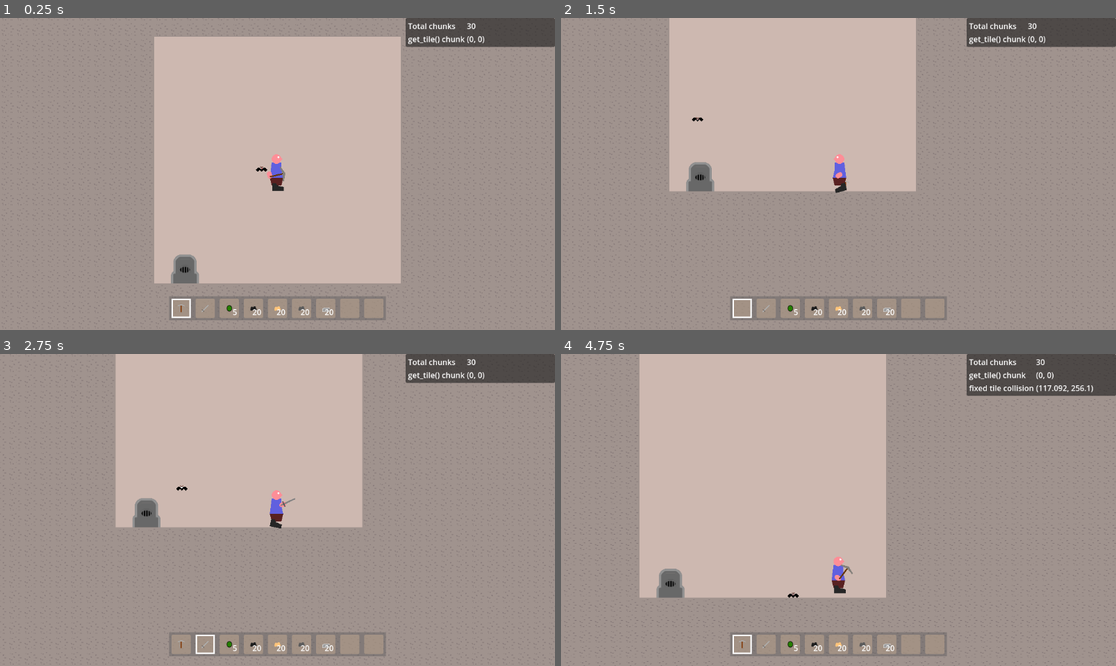
Above: before the commit, frames 1-4 (two rows, left to right).
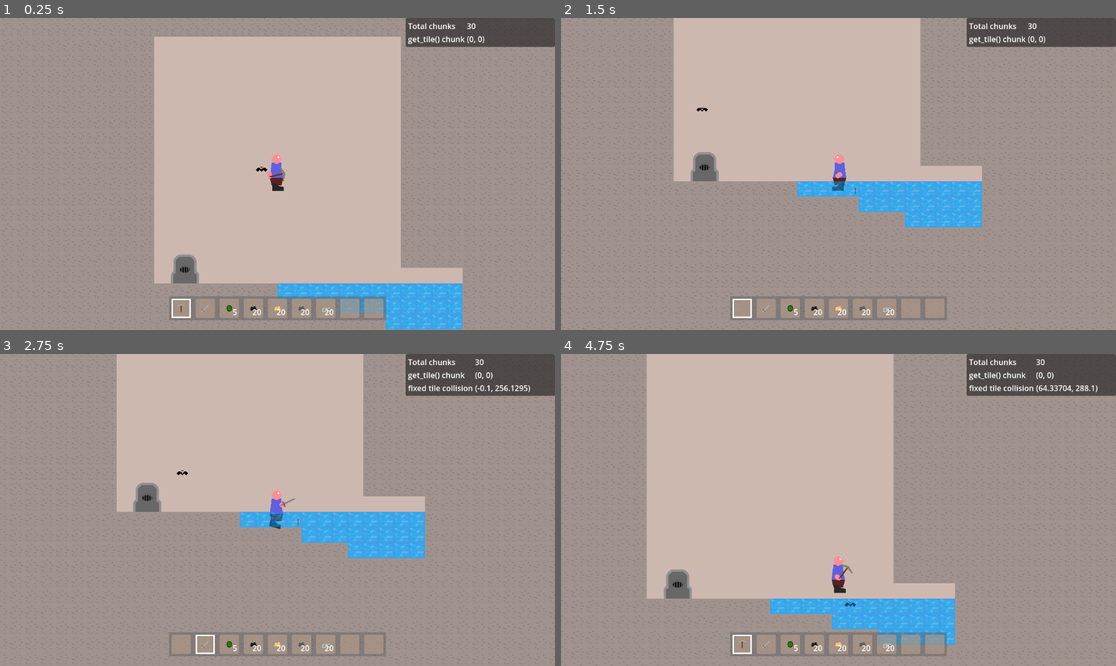
Above: after the commit, the same moments.

Repository: Griiimon/2D-Mining-Sandbox
Game: Godot game, scene res://scenes/test_game.tscn
Same seed, same stepped clock (60 frames per second), same inputs: the game is played once before the commit and once after it. The engine's default icon, where the game draws it, is replaced by a stand-in: a white triangle on a blue panel in a dark square.
Inputs (mouse positions are in pixels of both pictures, inside the frame that each line leads up to):
- Up to frame 1 (0.25 s): no input
- Up to frame 2 (1.5 s): move the mouse to (960, 158) at 0.52 s; hold D (right) from 0.53 s (still down); tap X (drop_item) at 0.6 s; click (960, 158) at 0.67 s; tap Up (jump) at 0.77 s; move the mouse to (727, 189) at 1.27 s; tap F (interact) at 1.35 s
- Up to frame 3 (2.75 s): tap Up (jump) at 1.52 s; move the mouse to (333, 441) at 2.02 s; release D (right) at 2.03 s; hold A (left) from 2.03 s (still down); tap E (next_hotbar_item) at 2.1 s
- Up to frame 4 (4.75 s): move the mouse to (810, 572) at 2.77 s; release A (left) at 2.78 s; hold D (right) 2.78-4.28 s; tap Q (previous_hotbar_item) at 2.85 s; click (810, 572) at 2.92 s; tap Up (jump) at 3.02, 3.77, 4.52 s; move the mouse to (1005, 556) at 3.52 s; tap K (toggle_free_cam) at 3.6 s; move the mouse to (672, 463) at 4.27 s; hold A (left) from 4.28 s (still down); tap X (drop_item) at 4.35 s

The runs differ from the first frame. In frame 1, 3.9% of the frame differs, in the area x 49-84%, y 80-100%; in frame 2, 6.7%; in frame 3, 6.9%; in frame 4, 7.2%, in the area x 0-100%, y 0-100%.
Error before the commit: Parse Error: Function "replace()" not found in base self. (res://scripts/custom)

Commit message:
Update block.gd

Diff:
--- a/scripts/resources/block.gd
+++ b/scripts/resources/block.gd
@@ -51,3 +51,8 @@
 func move(world: World, block_pos: Vector2i, direction: Vector2i):
 	world.delete_block(block_pos)
 	world.set_block(block_pos + direction, self)
+
+
+func replace(world: World, block_pos: Vector2i, new_block: Block):
+	world.delete_block(block_pos)
+	world.set_block(block_pos, new_block)
